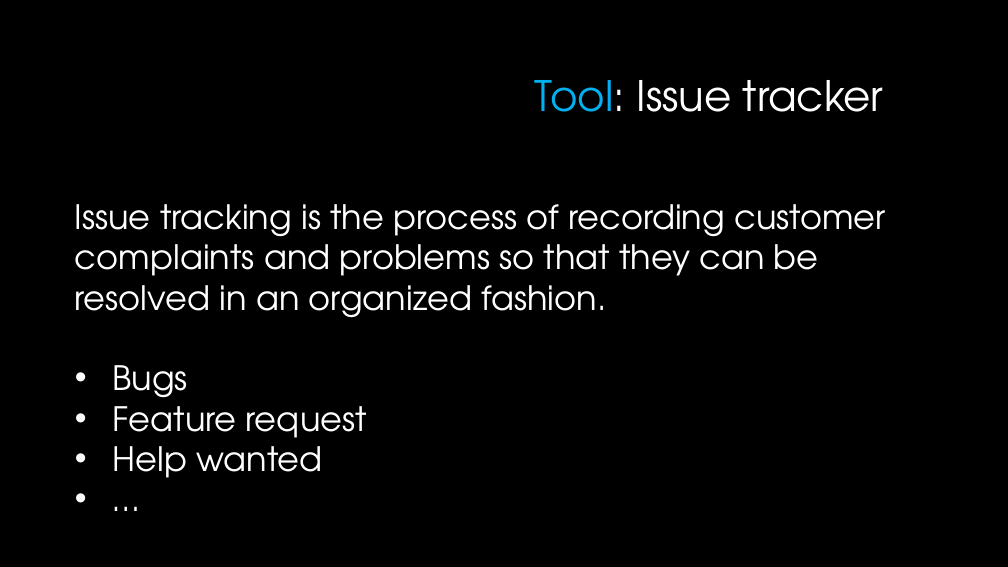
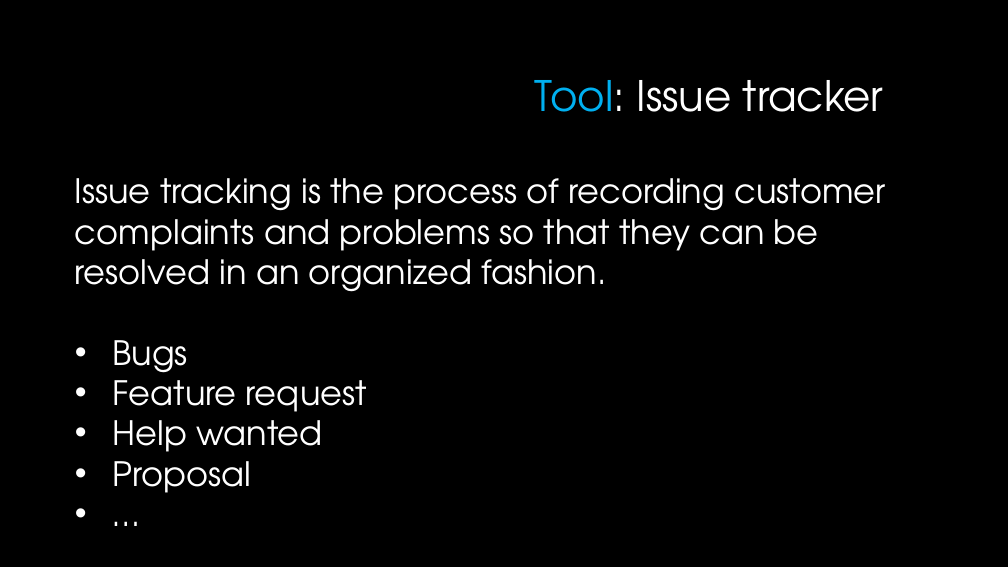
Before and after one commit to javaherisaber/CleanCode, a slide deck: slide 20 of slides/07 - Chapter 7 - Error Handling.pptx. Drawn at 1008x567 pixels with LibreOffice and Linux fonts; fonts in the diff are those of the drawing; background and template pictures are left out. Boxes give left, top, right and bottom in pixels: in the first picture for what was removed or moved away, otherwise in the second. Text is boxed around its words. In the diff, an @@ line names an element or a change of style, - is before the commit and + after.

```diff
--- a/slides/07 - Chapter 7 - Error Handling.pptx
+++ b/slides/07 - Chapter 7 - Error Handling.pptx
@@ text "Issue tracking is the process ..." moved from (x1=75, y1=204, x2=886, y2=478) to (x1=75, y1=178, x2=886, y2=493) @@
@@ text at (x1=113, y1=450, x2=252, y2=493): paragraph added @@
+• Proposal
```
